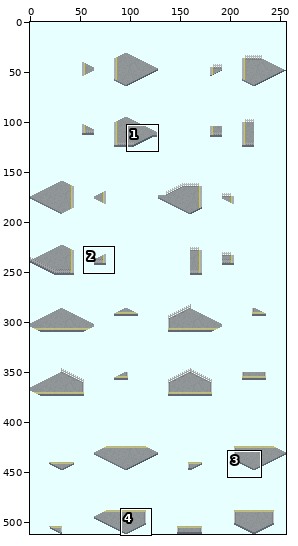
One commit to this sprite sheet: source/YIC_platform-1_Diagonal-Angle.png. The picture above shows the old version from afar; the outline marks the close-up.
Close-up. Before:
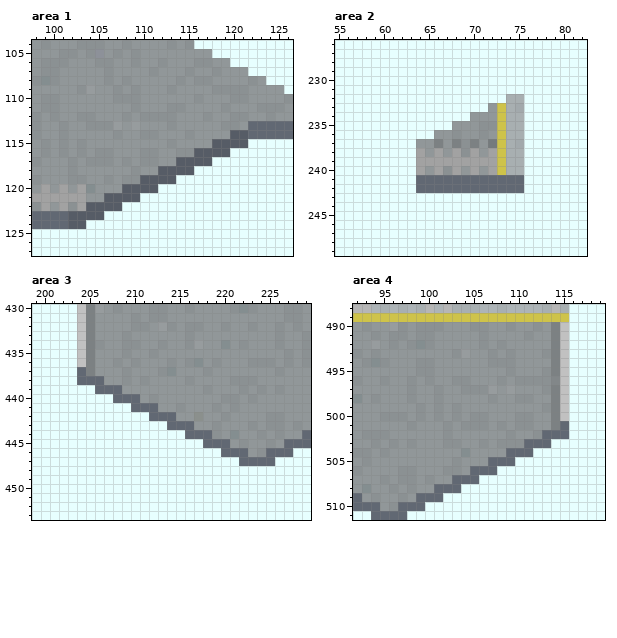
The file is 256x512 pixels. Colours within 5 levels of each other are drawn and written as one. Shown: area 1: x 98..126, y 104..127; area 2: x 55..82, y 226..249; area 3: x 199..229, y 430..453; area 4: x 92..119, y 488..511. The commit also changed other parts of the picture, which this record leaves out.
After the commit:
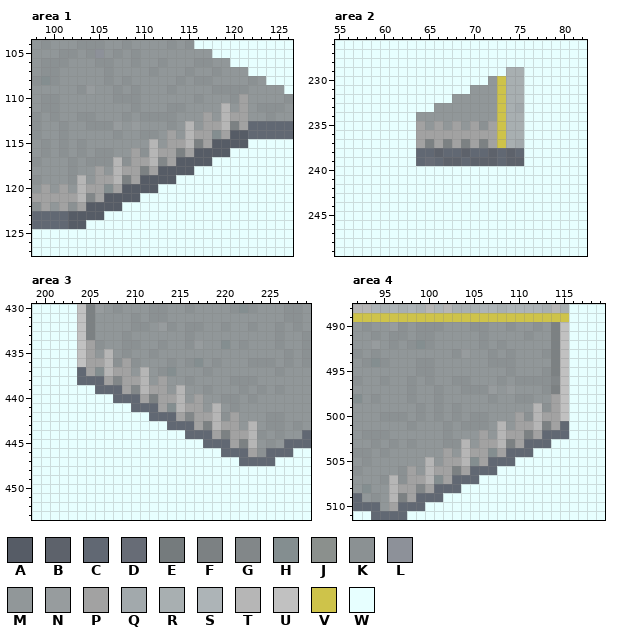
Palette (. is transparent): A #565c66  B #5d626b  C #616873  D #676c76  E #757b7d  F #7c8183  G #828789  H #848e90  J #8b908d  K #8b9193  L #8d9199  M #919799  N #979c9e  P #a2a2a2  Q #a2a9ac  R #a8afb1  S #adb4b7  T #b6b6b6  U #c1c1c1  V #cec34a  W #e7ffff
Change:
--- area 1
@@ x 98..126 @@
 109 MMMMMKNMMKMKMMMKMMMMKKKKMMMMW
-110 MKKMMMMMMKKKMMMMMMKMMMKKMMMMK
-111 MKKMMMMMMMMKMMMKKMMMMKMMMKKKM
-112 KMKMMKKMMMKMKKKKMMMKMMKKMMKMM
-113 KMMKMMKKKNMNMMMKMMMMMKKMCCCCC
-114 KMMKMMMMMKMMKKMMMKMMMMAACCCCC
-115 MKMKMKMMMMMMMMMKMMMMAAAAWWWWW
-116 MKMKMKMKKMMMKKMMKKAAAAWWWWWWW
-117 KMMMKMKKKMKMKKMMAAAAWWWWWWWWW
-118 MMMMKMMMMMMKMMAAAAWWWWWWWWWWW
-119 KMMMKKMMKMKKAAAAWWWWWWWWWWWWW
-120 MPMPMPHMMMAAAAWWWWWWWWWWWWWWW
-121 PPPPPPMMAAAAWWWWWWWWWWWWWWWWW
+110 MKKMMMMMMKKKMMMMMMKMMMKPMMMMK
+111 MKKMMMMMMMMKMMMKKMMMMTMPMKKKM
+112 KMKMMKKMMMKMKKKKMMMPMTPPMMKMM
+113 KMMKMMKKKNMNMMMKMTMPPTFPCCCCC
+114 KMMKMMMMMKMMKKMPMTPPHPAACCCCC
+115 MKMKMKMMMMMMMTMPPTFPAAAAWWWWW
+116 MKMKMKMKKMMPKTPPFPAAAAWWWWWWW
+117 KMMMKMKKKTKPPTGPAAAAWWWWWWWWW
+118 MMMMKMMPMTPPFPAAAAWWWWWWWWWWW
+119 KMMMKTMPPTFPAAAAWWWWWWWWWWWWW
+120 MPMPMTPPHPAAAAWWWWWWWWWWWWWWW
+121 PPPPPTGPAAAAWWWWWWWWWWWWWWWWW
 122 KPMPKPAAAAWWWWWWWWWWWWWWWWWWW
--- area 2
@@ x 62..77 @@
 228 WWWWWWWWWWWWWWWW
-229 WWWWWWWWWWWWWWWW
-230 WWWWWWWWWWWWWWWW
-231 WWWWWWWWWWWWWWWW
-232 WWWWWWWWWWWWRRWW
-233 WWWWWWWWWWMVRQWW
-234 WWWWWWWWMMMVRRWW
-235 WWWWWWMMMKKVRRWW
-236 WWWWMMKMMKMVRRWW
-237 WWMMFMFKFMEVRQWW
-238 WWPMPMPKPMPVRRWW
-239 WWPPPPPPPPPVRRWW
-240 WWPMPKPMPMPVRRWW
-241 WWCCCCCCCCCCCCWW
-242 WWCCCCCCCCCCCCWW
+229 WWWWWWWWWWWWRRWW
+230 WWWWWWWWWWMVRRWW
+231 WWWWWWWWMMMVRRWW
+232 WWWWWWMMMMMVRRWW
+233 WWWWMMMMMMMVRQWW
+234 WWMMMMMMMMMVRRWW
+235 WWPMPMPMPKPVRRWW
+236 WWPPPPPPPPPVRRWW
+237 WWPFPFPFPFPVRQWW
+238 WWCCBCCBCCBCBCWW
+239 WWCDCBBCBBBCBBWW
+240 WWWWWWWWWWWWWWWW
+241 WWWWWWWWWWWWWWWW
+242 WWWWWWWWWWWWWWWW
 243 WWWWWWWWWWWWWWWW
--- area 3
@@ x 199..229 @@
 433 WWWWWUFMMMKMMMMMMKMMMMMMMMMKMMK
-434 WWWWWUFKMMKKMMKMMKNMMHMKMMMKMMK
-435 WWWWWUFMMMKMMKMMMMMMMMMMMMMMKMK
-436 WWWWWUFMMKMKMMMKMKHMKMMMKKKMKMK
-437 WWWWWCFMMMKMMMKHMMMKMMMMMMMKMMM
-438 WWWWWCCCMMKMKMMMMKMMMMKKKMMMMMM
-439 WWWWWWWCCCMMMMMMMMMKMMMKMKMKMMM
-440 WWWWWWWWWCCCMKMMMMMMMKKMKMMMMMM
-441 WWWWWWWWWWWCCCMMKMMMKMKMMMMMMMM
-442 WWWWWWWWWWWWWCCCMMJMMKMMMMKKMMM
-443 WWWWWWWWWWWWWWWCCCMMKMMMKMKKMKM
-444 WWWWWWWWWWWWWWWWWCCCKMHMMKMKMMC
-445 WWWWWWWWWWWWWWWWWWWCCCMKMMKMCCC
-446 WWWWWWWWWWWWWWWWWWWWWCCCMKCCCWW
+434 WWWWWUPKMMKKMMKMMKNMMHMKMMMKMMK
+435 WWWWWUPMTMKMMKMMMMMMMMMMMMMMKMK
+436 WWWWWUPPTKPKMMMKMKHMKMMMKKKMKMK
+437 WWWWWCPHTPPMTMKHMMMKMMMMMMMKMMM
+438 WWWWWCCCPGPPTMPMMKMMMMKKKMMMMMM
+439 WWWWWWWCCCPGTPPMTMMKMMMKMKMKMMM
+440 WWWWWWWWWCCCPFPPTMPMMKKMKMMMMMM
+441 WWWWWWWWWWWCCCPHTPPMTMKMMMMMMMM
+442 WWWWWWWWWWWWWCCCPGPPTKPMMMKKMMM
+443 WWWWWWWWWWWWWWWCCCPFTPPMTMKKMKM
+444 WWWWWWWWWWWWWWWWWCCCPFPPTKMKMMC
+445 WWWWWWWWWWWWWWWWWWWCCCPFTMKMCCC
+446 WWWWWWWWWWWWWWWWWWWWWCCCPKCCCWW
 447 WWWWWWWWWWWWWWWWWWWWWWWCCCCWWWW
--- area 4
@@ x 92..119 @@
 497 MMMMMMKMMKMMKKKNMNMMMKFUWWWW
-498 HMKMMMKMMKMMMMMKMMKKMMFUWWWW
-499 MMMMMMMKMKMKMMMMMMMMMKFUWWWW
-500 MMMKKKMKMKMKMKKMMMKKMMFUWWWW
-501 MMMMMMKMMMKMKKKMKMKKMMFCWWWW
-502 MKKKMMMMMMKMMMMMMKMMKCCCWWWW
-503 MMKMKMKMMMKKMMKMKKKCCCWWWWWW
-504 KKMKMMMMMMMMHMMMMCCCWWWWWWWW
-505 MKMMMMMMMMMKMMMCCCWWWWWWWWWW
-506 KMMMMKKMMMKKMCCCWWWWWWWWWWWW
-507 MMMKMKKMKMMCCCWWWWWWWWWWWWWW
-508 MHMMKMKMMCCCWWWWWWWWWWWWWWWW
-509 CMKMMKMCCCWWWWWWWWWWWWWWWWWW
-510 CCCMKCCCWWWWWWWWWWWWWWWWWWWW
+498 HMKMMMKMMKMMMMMKMMKKMMPUWWWW
+499 MMMMMMMKMKMKMMMMMMMMTKPUWWWW
+500 MMMKKKMKMKMKMKKMMMPKTPPUWWWW
+501 MMMMMMKMMMKMKKKMTMPPTFPCWWWW
+502 MKKKMMMMMMKMMMPMTPPFPCCCWWWW
+503 MMKMKMKMMMKKTMPPTFPCCCWWWWWW
+504 KKMKMMMMMMPMTPPHPCCCWWWWWWWW
+505 MKMMMMMMTMPPTHPCCCWWWWWWWWWW
+506 KMMMMKPMTPPFPCCCWWWWWWWWWWWW
+507 MMMKTKPPTHPCCCWWWWWWWWWWWWWW
+508 MHMMTPPGPCCCWWWWWWWWWWWWWWWW
+509 CMKMTFPCCCWWWWWWWWWWWWWWWWWW
+510 CCCMPCCCWWWWWWWWWWWWWWWWWWWW
 511 WWCCCCWWWWWWWWWWWWWWWWWWWWWW
Where, in picture pixels (left, top, right, bottom), the same in both close-ups:
changed: (77, 94, 248, 202)
changed: (416, 67, 524, 193)
changed: (86, 340, 257, 457)
changed: (389, 394, 560, 511)
